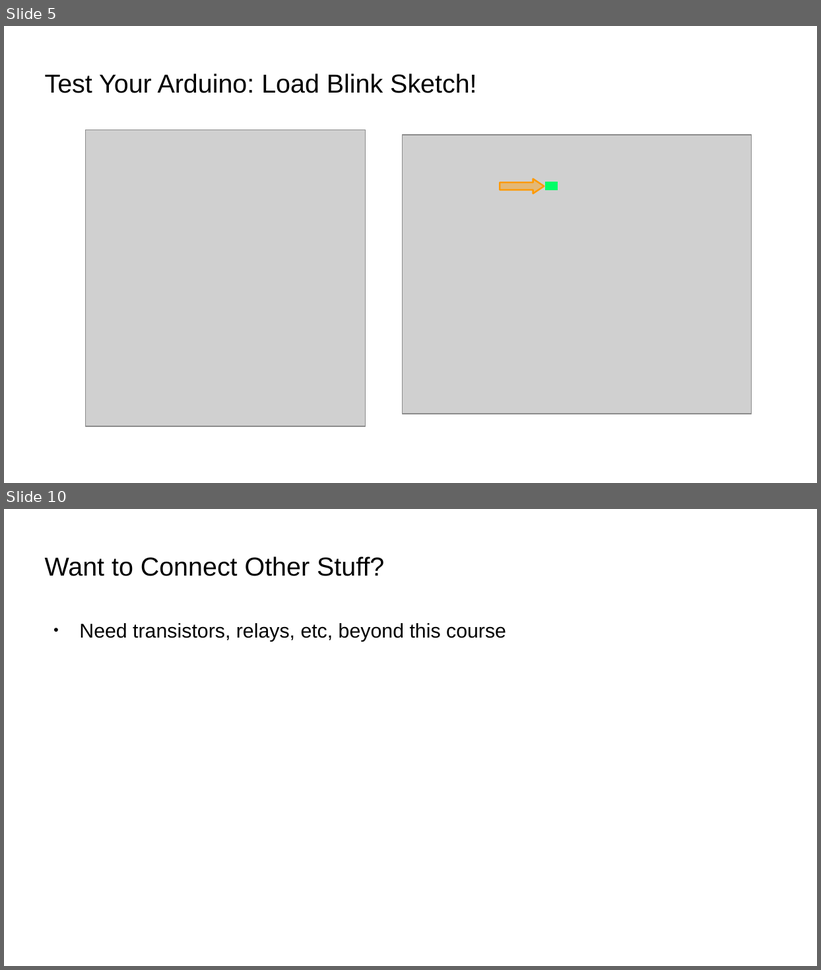
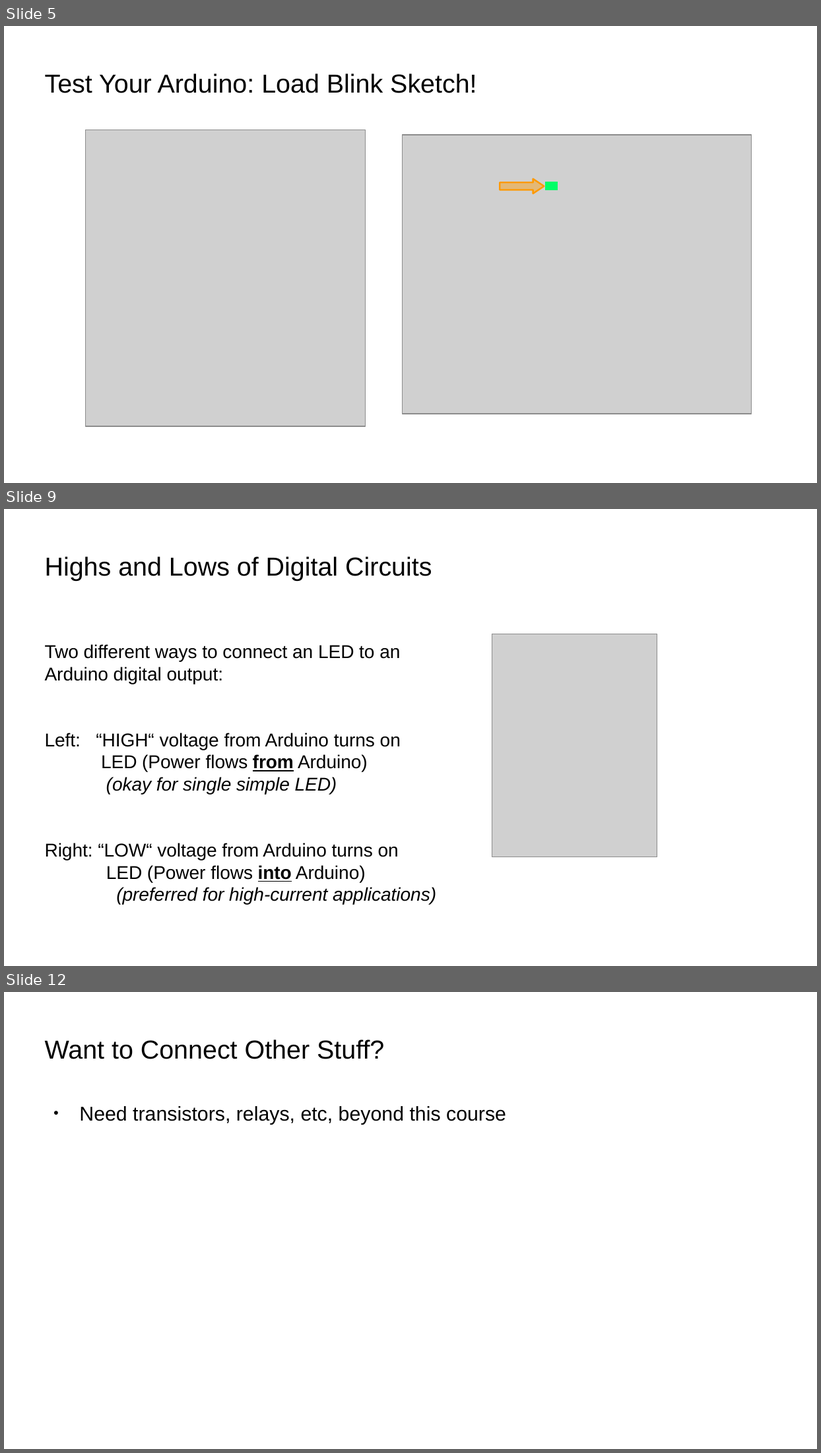
Before and after one commit to bradakelly/ArduinoDevelopmentWorkshop, a slide deck: CourseSlideshow.odp. Shown one above the other, each under a label of ours: slides 5 and 10 before the commit, slides 5, 9 and 12 after it; the slides between them are not shown. The pictures are 821x970 and 821x1453 pixels, drawn with LibreOffice and Linux fonts; fonts in the diff are those of the drawing; grey boxes stand for pictures; background and template pictures are left out. Boxes give left, top, right and bottom in pixels: in the first picture for what was removed or moved away, otherwise in the second. Text is boxed around its words. In the diff, an @@ line names an element or a change of style, - is before the commit and + after.

Commit message:
Added initial circuits slides

```diff
--- a/CourseSlideshow.odp
+++ b/CourseSlideshow.odp
@@ slide 9 added at box(4, 509, 817, 966), background picture (left out) @@
@@ title added at box(45, 557, 432, 581), 25.4 pt, text #000000 @@
+Highs and Lows of Digital Circuits
@@ text added at box(45, 644, 436, 904), 18 pt, text #000000 @@
+Two different ways to connect an LED to an Arduino digital output:
+Left: “HIGH“ voltage from Arduino turns on
+LED (Power flows from Arduino)
+(okay for single simple LED)
+Right: “LOW“ voltage from Arduino turns on
+LED (Power flows into Arduino)
+(preferred for high-current applications)
@@ picture added at box(492, 634, 658, 858) @@
@@ what was slide 10 is now slide 12 @@
```
Also in this commit, not shown: 2 slides changed, 4 other slides added, 3 slides removed.
